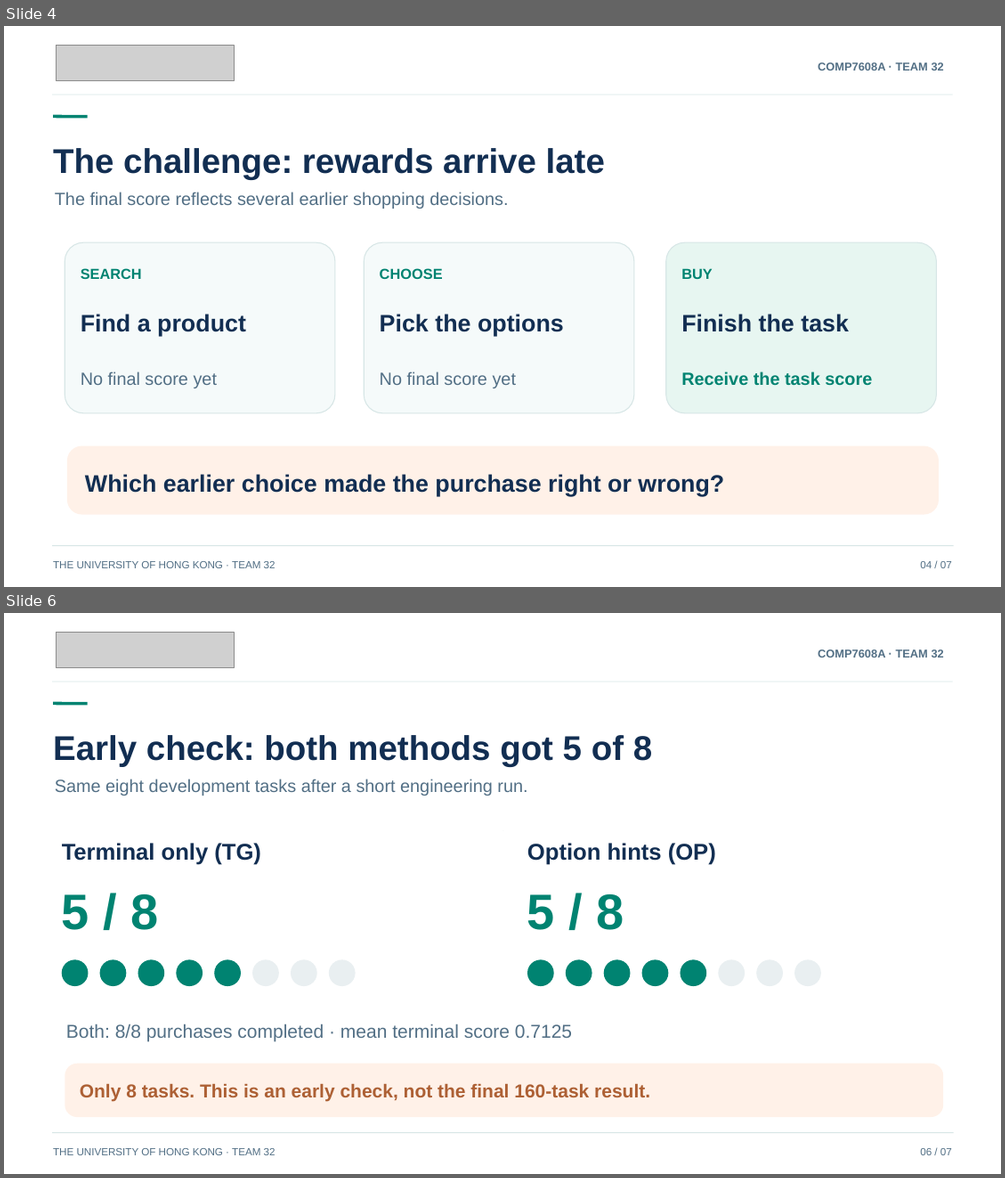
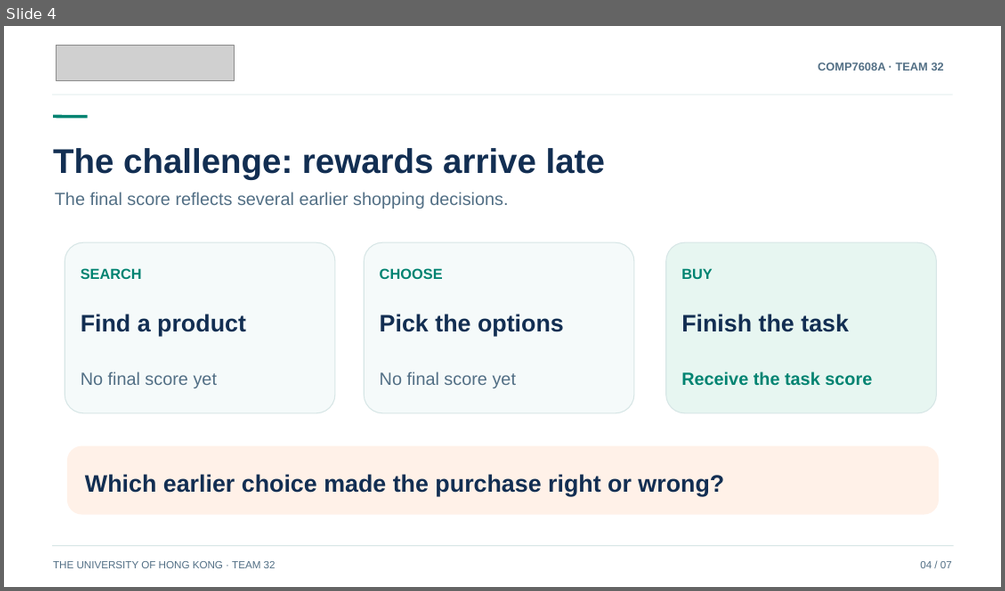
Before and after one commit to Zenon-nnnnnn/webshop-stepwise-rl, a slide deck: presentations/WebShop_Stepwise_Rewards_HKU_Draft_2026-11-21.pptx. Shown one above the other, each under a label of ours: slides 4 and 6 before the commit, slide 4 after it; the slides between them are not shown. The pictures are 1005x1178 and 1005x591 pixels, drawn with LibreOffice and Linux fonts; fonts in the diff are those of the drawing; grey boxes stand for pictures. Boxes give left, top, right and bottom in pixels: in the first picture for what was removed or moved away, otherwise in the second. Text is boxed around its words. In the diff, an @@ line names an element or a change of style, - is before the commit and + after.

Commit message:
docs(presentation): address team reviews using full FP32 160-task results

```diff
--- a/presentations/WebShop_Stepwise_Rewards_HKU_Draft_2026-11-21.pptx
+++ b/presentations/WebShop_Stepwise_Rewards_HKU_Draft_2026-11-21.pptx
@@ slide 6 removed at (x1=4, y1=613, x2=1001, y2=1174), background #FFFFFF @@
@@ picture removed at (x1=57, y1=632, x2=235, y2=668) @@
@@ text removed at (x1=817, y1=649, x2=944, y2=657) @@
-COMP7608A · TEAM 32
@@ line removed from (53, 682) to (953, 682) @@
@@ line removed from (53, 704) to (87, 704) @@
@@ text removed at (x1=53, y1=735, x2=652, y2=767) @@
-Early check: both methods got 5 of 8
@@ text removed at (x1=55, y1=779, x2=527, y2=795) @@
-Same eight development tasks after a short engineering run.
@@ text removed at (x1=62, y1=843, x2=261, y2=865) @@
-Terminal only (TG)
@@ line removed from (503, 831) to (503, 831) @@
@@ text removed at (x1=527, y1=843, x2=716, y2=865) @@
-Option hints (OP)
@@ text removed at (x1=62, y1=894, x2=158, y2=930) @@
-5 / 8
@@ text removed at (x1=527, y1=894, x2=624, y2=930) @@
-5 / 8
@@ rounded rectangle removed at (x1=62, y1=960, x2=88, y2=986) @@
@@ rounded rectangle removed at (x1=100, y1=960, x2=126, y2=986) @@
@@ rounded rectangle removed at (x1=138, y1=960, x2=164, y2=986) @@
@@ rounded rectangle removed at (x1=176, y1=960, x2=202, y2=986) @@
@@ rounded rectangle removed at (x1=214, y1=960, x2=241, y2=986) @@
@@ rounded rectangle removed at (x1=252, y1=960, x2=278, y2=986) @@
@@ rounded rectangle removed at (x1=291, y1=960, x2=316, y2=986) @@
@@ rounded rectangle removed at (x1=329, y1=960, x2=355, y2=986) @@
@@ rounded rectangle removed at (x1=527, y1=960, x2=554, y2=986) @@
@@ rounded rectangle removed at (x1=566, y1=960, x2=591, y2=986) @@
@@ rounded rectangle removed at (x1=604, y1=960, x2=630, y2=986) @@
@@ rounded rectangle removed at (x1=642, y1=960, x2=668, y2=986) @@
@@ rounded rectangle removed at (x1=680, y1=960, x2=706, y2=986) @@
@@ rounded rectangle removed at (x1=718, y1=960, x2=744, y2=986) @@
@@ rounded rectangle removed at (x1=756, y1=960, x2=783, y2=986) @@
@@ rounded rectangle removed at (x1=794, y1=960, x2=821, y2=986) @@
@@ text removed at (x1=66, y1=1024, x2=572, y2=1042) @@
-Both: 8/8 purchases completed · mean terminal score 0.7125
@@ rounded rectangle removed at (x1=65, y1=1063, x2=943, y2=1117) @@
@@ text removed at (x1=80, y1=1084, x2=650, y2=1101) @@
-Only 8 tasks. This is an early check, not the final 160-task result.
@@ line removed from (53, 1133) to (954, 1133) @@
@@ text removed at (x1=53, y1=1148, x2=275, y2=1155) @@
-THE UNIVERSITY OF HONG KONG · TEAM 32
@@ text removed at (x1=920, y1=1148, x2=952, y2=1155) @@
-06 / 07
```
Also in this commit, not shown: 3 slides changed, 2 slides added, 1 other slide removed.
